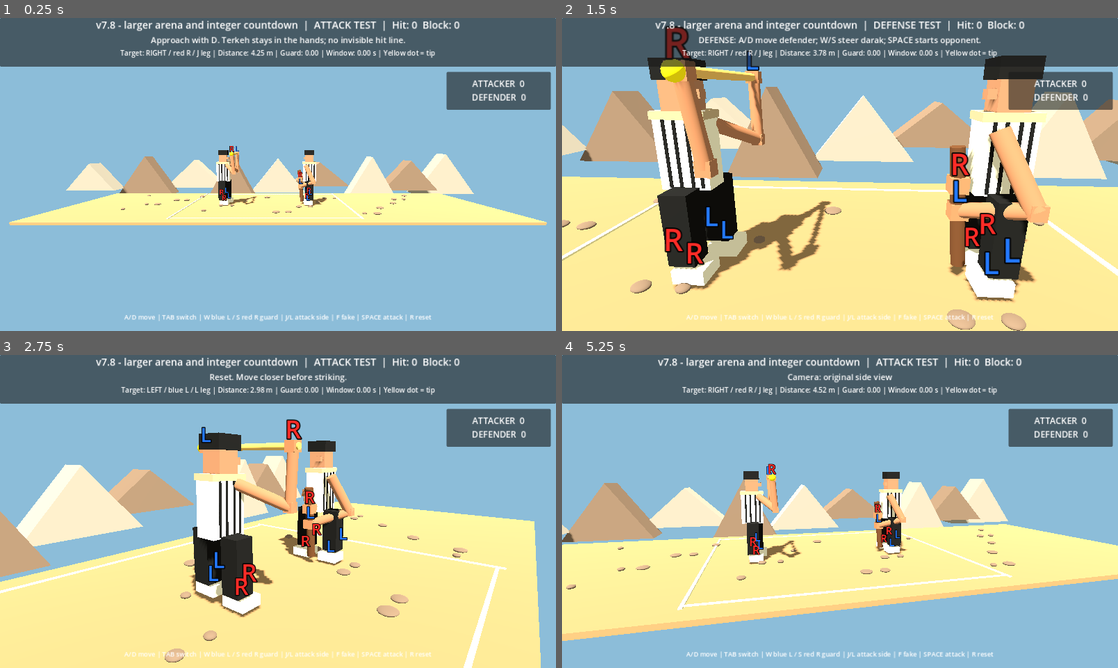
Above: before the commit, frames 1-4 (two rows, left to right).
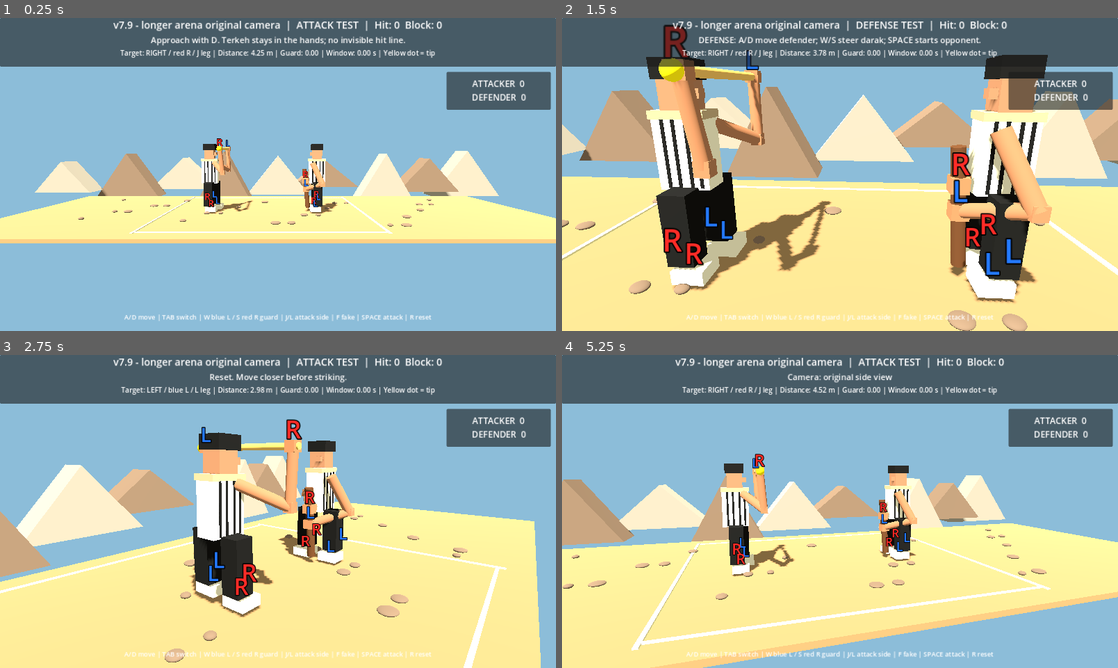
Above: after the commit, the same moments.

Repository: vahidainima-prog/tarke-darak-game
Game: Godot game, scene res://main.tscn
Same seed, same stepped clock (60 frames per second), same inputs: the game is played once before the commit and once after it.
Inputs:
- Up to frame 1 (0.25 s): no input
- Up to frame 2 (1.5 s): tap Enter at 0.5 s; hold D 0.53-1.28 s; tap C at 0.6 s; tap Space at 0.77 s; hold S from 1.28 s (still down); tap Tab at 1.35 s
- Up to frame 3 (2.75 s): tap Space at 1.52 s; tap W at 2 s; release S at 2.03 s; hold D from 2.03 s (still down); tap R at 2.1 s
- Up to frame 4 (5.25 s): release D at 2.78 s; hold W 2.78-3.53 s; tap J at 2.85 s; tap Space at 3.02, 3.77, 4.52 s; hold A 3.53-5.03 s; tap L at 3.6 s; tap F at 4.35 s; hold S from 5.03 s (still down); tap C at 5.1 s

The runs differ from the first frame. In frame 1, 15% of the frame differs, in the area x 0-100%, y 0-72%; in frame 2, 5.1%; in frame 3, 1.0%; in frame 4, 24%, in the area x 0-100%, y 0-100%.

Commit message:
Restore original side camera while keeping longer marked arena

Diff:
--- a/tarke_darak_godot_v2/main.gd
+++ b/tarke_darak_godot_v2/main.gd
@@ -2,7 +2,7 @@
 
 # Godot 4.x — visual mechanics test. Side camera looks along -Z.
 # Feint depth: negative Z is BEHIND the attacker; positive Z is IN FRONT.
-const BUILD_LABEL := "v7.8 - larger arena and integer countdown"
+const BUILD_LABEL := "v7.9 - longer arena original camera"
 const DEF_X := 1.55
 const ARENA_LEFT := -4.30
 const ARENA_RIGHT := 3.30
@@ -292,7 +292,7 @@
 	defend_elbow_b = block(self, "Defender elbow far", Vector3(0.17, 0.17, 0.17), Vector3.ZERO, Color(0.66, 0.44, 0.30))
 	game_camera = Camera3D.new()
 	add_child(game_camera)
-	game_camera.position = Vector3(0, 2.65, 15.5)
+	game_camera.position = Vector3(0, 2.45, 12.5)
 	game_camera.look_at(camera_focus, Vector3.UP)
 	game_camera.fov = 53.0
 	game_camera.current = true
@@ -658,7 +658,7 @@
 func update_camera(delta: float) -> void:
 	if game_camera == null:
 		return
-	var target_position := Vector3(0.0, 2.65, 15.5)
+	var target_position := Vector3(0.0, 2.45, 12.5)
 	var target_focus := Vector3(0.0, 1.45, 0.0)
 	if shoulder_camera:
 		var controlled_x := defender_x if defending else attack_x
